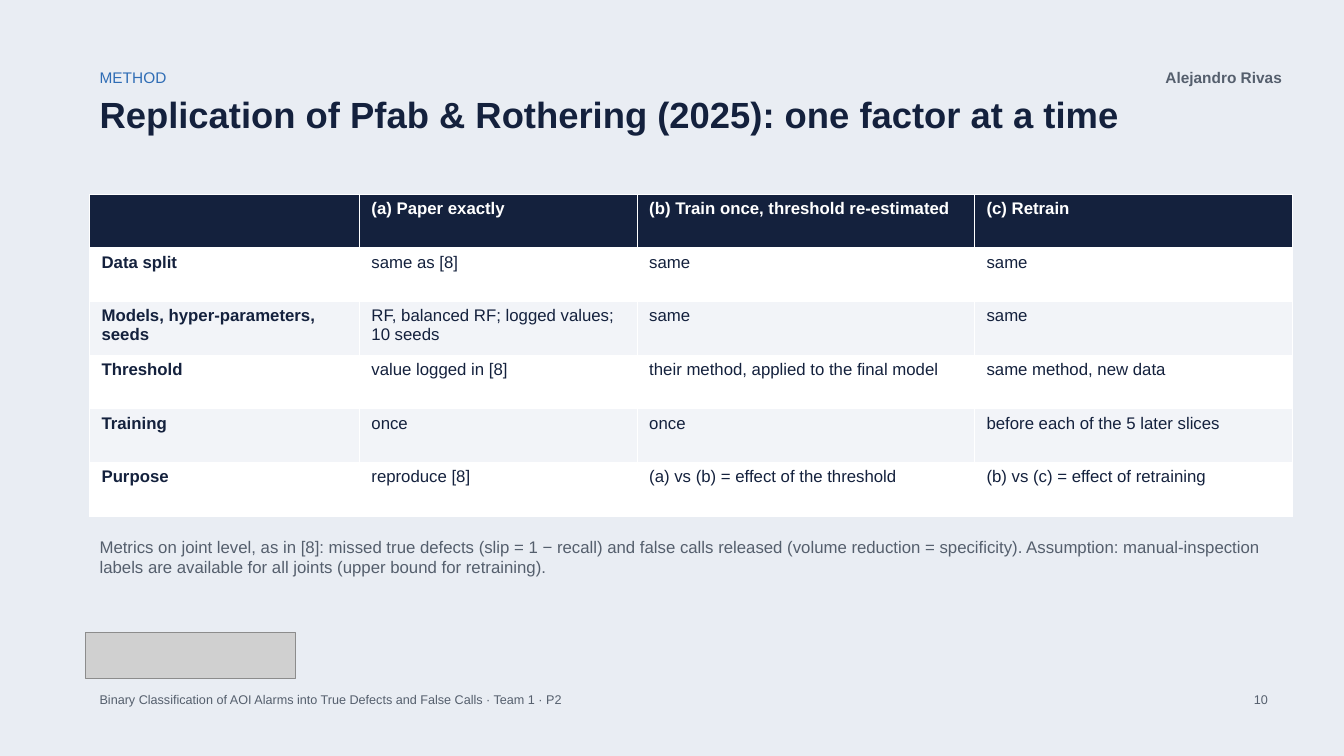
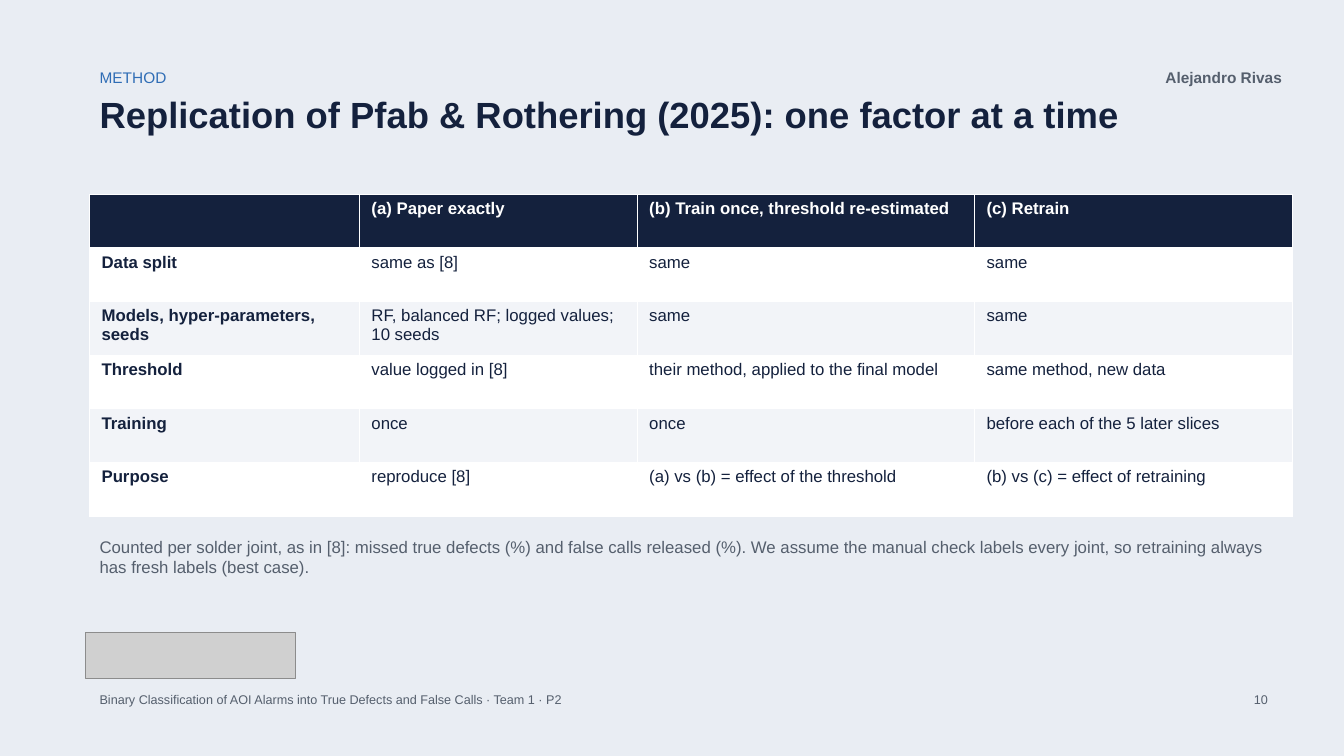
Before and after one commit to bodhi584/aoi-false-call-classification, a slide deck: slide 10 of docs/slides_p2.pptx. Drawn at 1344x756 pixels with LibreOffice and Linux fonts; fonts in the diff are those of the drawing; grey boxes stand for pictures. Boxes give left, top, right and bottom in pixels: in the first picture for what was removed or moved away, otherwise in the second. Text is boxed around its words. In the diff, an @@ line names an element or a change of style, - is before the commit and + after.

```diff
--- a/docs/slides_p2.pptx
+++ b/docs/slides_p2.pptx
@@ text at [100,541,1262,577]: text changed @@
-Metrics on joint level, as in [8]: missed true defects (slip = 1 − recall) and false calls released (volume reduction = specificity). Assumption: manual-inspection labels are available for all joints (upper bound for retraining).
+Counted per solder joint, as in [8]: missed true defects (%) and false calls released (%). We assume the manual check labels every joint, so retraining always has fresh labels (best case).
```
Also in this commit, not shown: 4 other slides changed, 1 other file.
